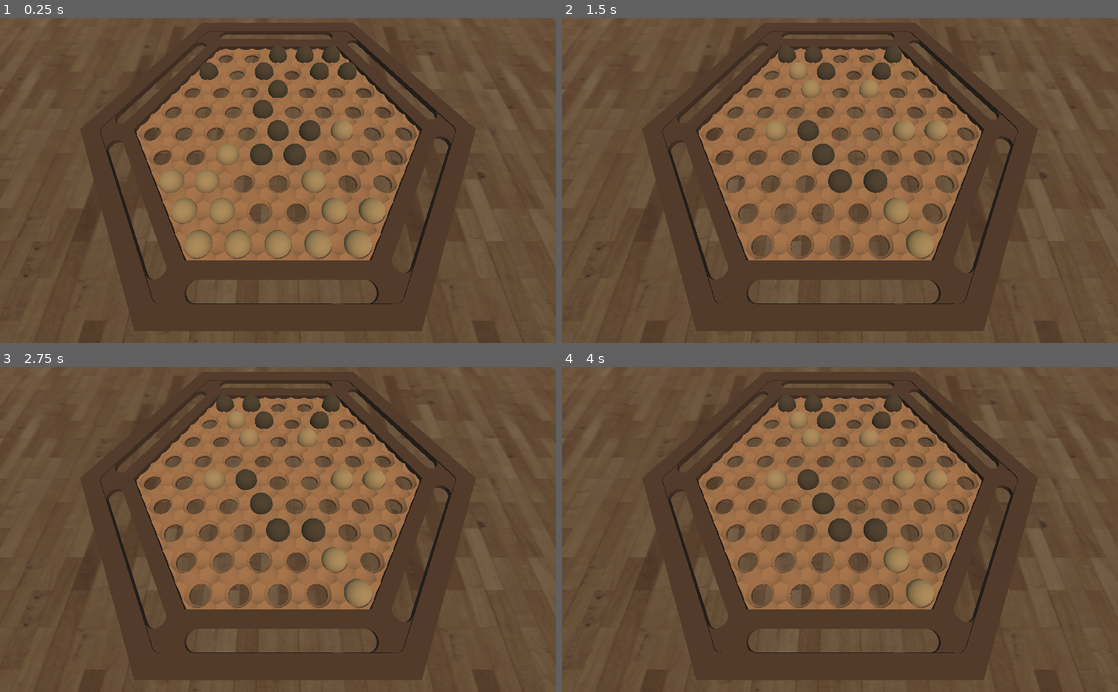
Above: before the commit, frames 1-4 (two rows, left to right).
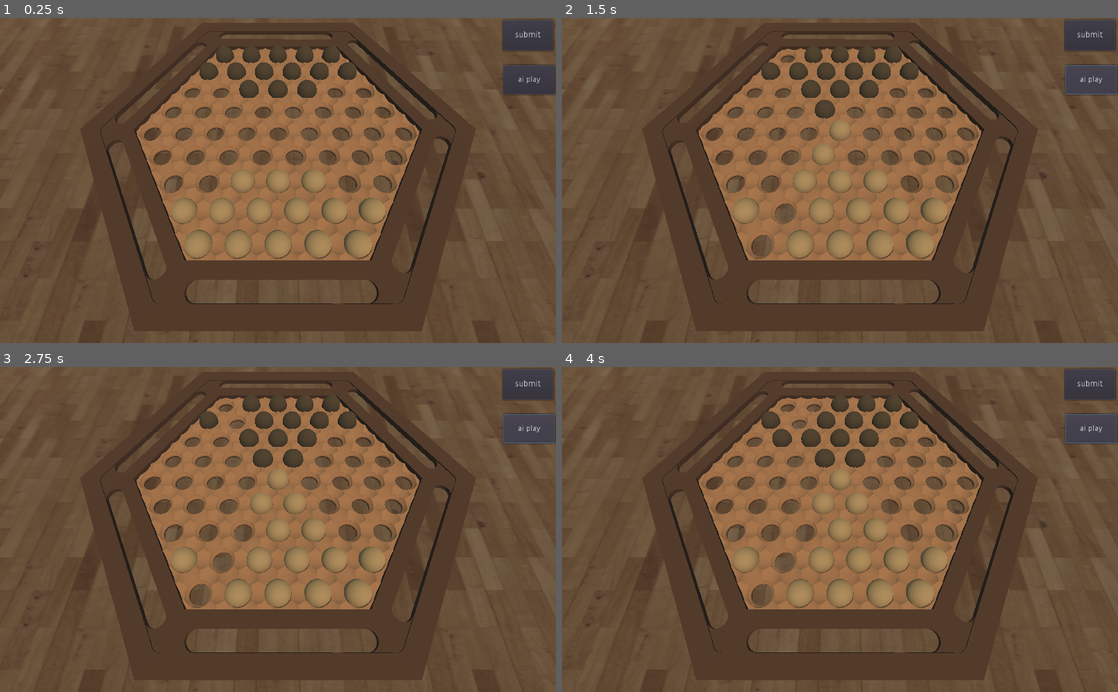
Above: after the commit, the same moments.

Repository: DevNerds2020/godot-abalone
Game: Godot game, scene res://Scenes/Game.tscn
Same seed, same stepped clock (60 frames per second), same inputs: the game is played once before the commit and once after it.
Inputs (mouse positions are in pixels of both pictures, inside the frame that each line leads up to):
- Up to frame 1 (0.25 s): no input
- Up to frame 2 (1.5 s): click (1090, 34) at 0.5 s, where only the run after the commit has a clickable "submit"; click (1090, 79) at 1.25 s, where only the run after the commit has a clickable "ai play"
- Up to frame 3 (2.75 s): click (528, 428) at 2 s, where only the run after the commit has a clickable "ai play"
- Up to frame 4 (4 s): tap Enter at 2.75, 2.85, 3.6 s; hold D 2.78-3.53 s; tap Space at 3.5 s; hold A from 3.53 s (still down)

The runs differ from the first frame. In frame 1, 4.7% of the frame differs, in the area x 28-100%, y 0-63%; in frame 2, 6.4%; in frame 3, 6.5%; in frame 4, 6.8%, in the area x 31-100%, y 0-74%.

Commit message:
adding game against human player

Diff:
--- a/Scenes/Game.tscn
+++ b/Scenes/Game.tscn
@@ -29,3 +29,21 @@
 [node name="Visualizer" type="Node" parent="."]
 script = ExtResource( 4 )
 pieces_path = NodePath("../Pieces")
+
+[node name="Button" type="Button" parent="."]
+margin_left = 926.0
+margin_top = 4.0
+margin_right = 1014.0
+margin_bottom = 55.0
+rect_scale = Vector2( 1.05951, 1.10447 )
+text = "submit"
+
+[node name="Button2" type="Button" parent="."]
+margin_left = 927.0
+margin_top = 87.0
+margin_right = 1022.0
+margin_bottom = 141.0
+text = "ai play"
+
+[connection signal="pressed" from="Button" to="Visualizer" method="_on_Button_pressed"]
+[connection signal="pressed" from="Button2" to="Visualizer" method="_on_Button2_pressed"]
--- a/Scripts/Visualizer.gd
+++ b/Scripts/Visualizer.gd
@@ -1,4 +1,5 @@
 extends Node
+signal clicked(node)
 
 export var pieces_path : NodePath
 onready var pieces = get_node(pieces_path)
@@ -17,39 +18,71 @@
 var history_len = 0
 var turn_to_show = 0
 var state_history = state
+var player_moves_len = 0
+var player_state = state
+var player_state_choosed_number = 0
+var possible_player_states = []
 var finished = false
+var playersubmit = false
+var computermove = false
 func _ready():
 	draw_complete_board(BoardManager.current_board)
 	var first_board = BoardManager.current_board
 	state = State.new(first_board, 0,0)
 	turn = 1
 
+
+#func _process(delta):
+#	if not finished:
+#		transposition.append(state.board)
+#		state = min_max_search(state, 2, turn)
+#		update_board(state.board)
+#		turn = 3 - turn
+#		history.append(state)
+#		state_history = state
+#	if state.white_score == 6 or state.black_score == 6 or finished:
+#		if not finished:
+#			history_len = len(history)
+#			turn_to_show = history_len
+#		update_board(state_history.board)
+#		finished = true
 func _process(delta):
 	if not finished:
-		transposition.append(state.board)
-		state = min_max_search(state, 2, turn)
-		update_board(state.board)
-		turn = 3 - turn
-		history.append(state)
-		state_history = state
+		if turn == 2:
+			transposition.append(state.board)
+			state = min_max_search(state, 2, turn)
+			update_board(state.board)
+			turn = 3 - turn
+			history.append(state)
+			state_history = state
+		if turn == 1:
+			if not computermove:
+				if playersubmit:
+					player_state_choosed_number = 0
+					possible_player_states = Successor.calculate_successor(state, turn)
+					player_moves_len == len(possible_player_states)
+					history.append(state)
+					state_history = state
+					playersubmit = false
+				yield(self, "playermove")
+				state = player_state
+				update_board(state.board)
+			if computermove:
+				transposition.append(state.board)
+				state = min_max_search(state, 2, turn)
+				update_board(state.board)
+				turn = 3 - turn
+				history.append(state)
+				state_history = state
+				computermove = false
+#		yield(self, "playersubmit")
 	if state.white_score == 6 or state.black_score == 6 or finished:
 		if not finished:
 			history_len = len(history)
 			turn_to_show = history_len
 		update_board(state_history.board)
 		finished = true
-
-#	if state.white_score == 6 or state.black_score == 6:
-#		var last_button = Button.new()
-#		var next_button = Button.new()
-#		last_button.text = "last"
-#		next_button.text = "next"
-#		last_button.ALIGN_LEFT
-#		next_button.ALIGN_CENTER
-#		last_button.connect("pressed", self, "_last_button_pressed")
-#		next_button.connect("pressed", self, "_next_button_pressed")
-#		add_child(last_button)
-#		add_child(next_button)
+signal playermove
 func _input(ev):
 	if ev is InputEventKey and ev.scancode == KEY_RIGHT and finished:
 		if turn_to_show < history_len-1:
@@ -61,6 +94,19 @@
 			turn_to_show -= 1
 			state_history = history[turn_to_show]
 			set_process(true)
+	if ev is InputEventKey and ev.scancode == KEY_D and not finished:
+		player_state_choosed_number += 1
+		player_state =  possible_player_states[player_state_choosed_number]
+		set_process(true)
+		emit_signal("playermove")
+	if ev is InputEventKey and ev.scancode == KEY_A and not finished:
+		player_state_choosed_number -= 1
+		player_state =  possible_player_states[player_state_choosed_number]
+		set_process(true)
+		emit_signal("playermove")
+	if ev is InputEventKey and ev.scancode == KEY_ENTER and not finished:
+		emit_signal("playersubmit")
+
 func get_heuristic(piece, board):
 	var result = 0
 	var pieces = get_pieces(piece, board)
@@ -113,6 +159,7 @@
 			continue
 		filtered_moves.append(move)
 	return filtered_moves
+#beam search
 func delete_stupid_moves(moves, current_state, turn):
 	var smart_moves = []
 	for move in moves:
@@ -213,3 +260,14 @@
 		return Vector3(-0.75 + (cell_number - 50) * 0.3, 0.01, 0.78)
 	else:
 		return Vector3(-0.6 + (cell_number - 56) * 0.3, 0.01, 1.04)
+
+
+
+func _on_Button_pressed():
+	playersubmit = true
+	turn = 3 - turn
+	set_process(true)
+
+
+func _on_Button2_pressed():
+	computermove = true
